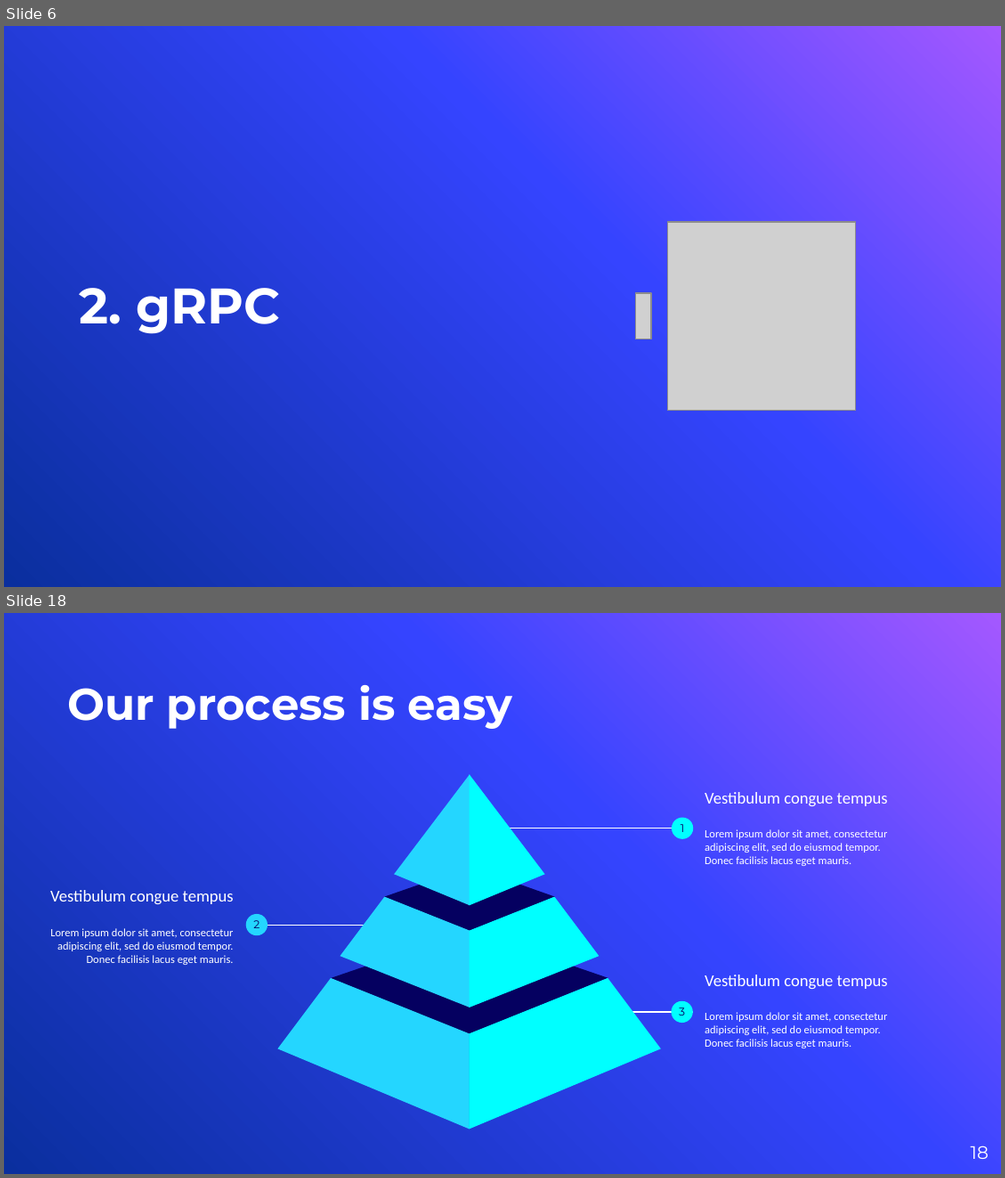
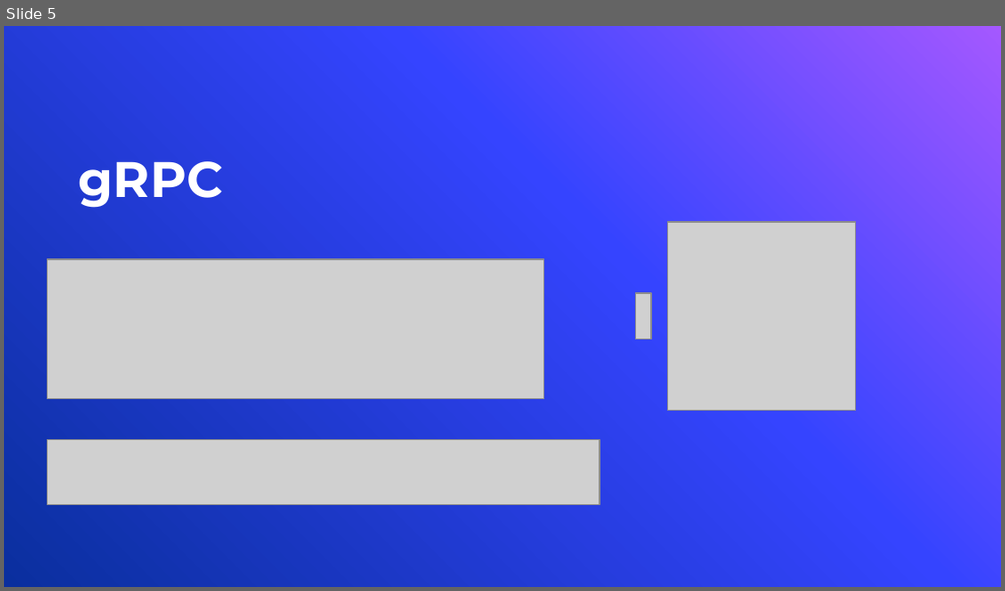
Before and after one commit to lcarvalhodev/tp3-sd, a slide deck: slides/apresentacao.pptx. Shown one above the other, each under a label of ours: slides 6 and 18 before the commit, slide 5 after it; the slides between them are not shown. The pictures are 1005x1178 and 1005x591 pixels, drawn with LibreOffice and Linux fonts; fonts in the diff are those of the drawing; grey boxes stand for pictures; background and template pictures are left out. Boxes give left, top, right and bottom in pixels: in the first picture for what was removed or moved away, otherwise in the second. Text is boxed around its words. In the diff, an @@ line names an element or a change of style, - is before the commit and + after.

```diff
--- a/slides/apresentacao.pptx
+++ b/slides/apresentacao.pptx
@@ slide 18 removed at <box>4,613,1001,1174</box>, background picture (left out) @@
@@ title removed at <box>67,685,512,729</box> @@
-Our process is easy
@@ group removed at <box>277,774,661,1128</box>: 8 freeform shapes @@
@@ group removed at <box>505,792,888,866</box>: 2 texts, 1 line, 1 ellipse @@
-Vestibulum congue tempus
-Lorem ipsum dolor sit amet, consectetur adipiscing elit, sed do eiusmod tempor. Donec facilisis lacus eget mauris.
-1
@@ group removed at <box>50,890,367,965</box>: 2 texts, 1 line, 1 ellipse @@
-Vestibulum congue tempus
-Lorem ipsum dolor sit amet, consectetur adipiscing elit, sed do eiusmod tempor. Donec facilisis lacus eget mauris.
-2
@@ group removed at <box>629,974,888,1048</box>: 2 texts, 1 line, 1 ellipse @@
-Vestibulum congue tempus
-Lorem ipsum dolor sit amet, consectetur adipiscing elit, sed do eiusmod tempor. Donec facilisis lacus eget mauris.
-3
@@ page number removed at <box>971,1145,988,1159</box> @@
-18
@@ what was slide 6 is now slide 5 @@
@@ slide 5 changed as well @@
@@ title at <box>79,161,223,208</box>: text changed @@
-2. gRPC
+gRPC
@@ picture added at <box>47,259,543,399</box> @@
@@ picture added at <box>47,440,599,505</box> @@
```
Also in this commit, not shown: 2 other slides changed, 6 slides added, 35 other slides removed, 8 other files.
